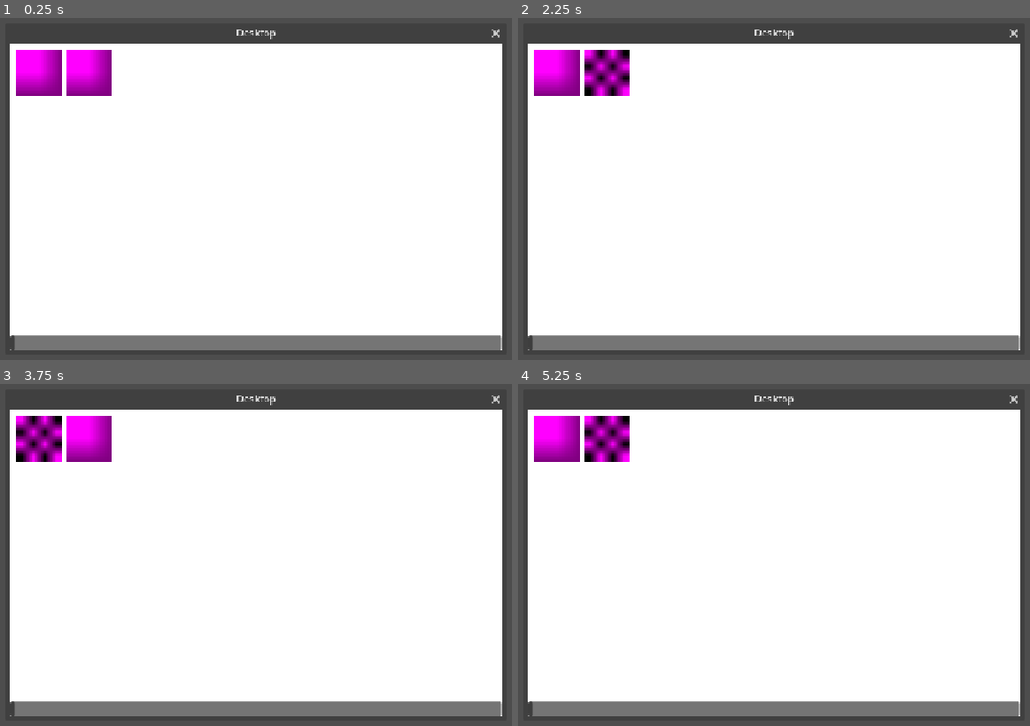
Above: before the commit, frames 1-4 (two rows, left to right).
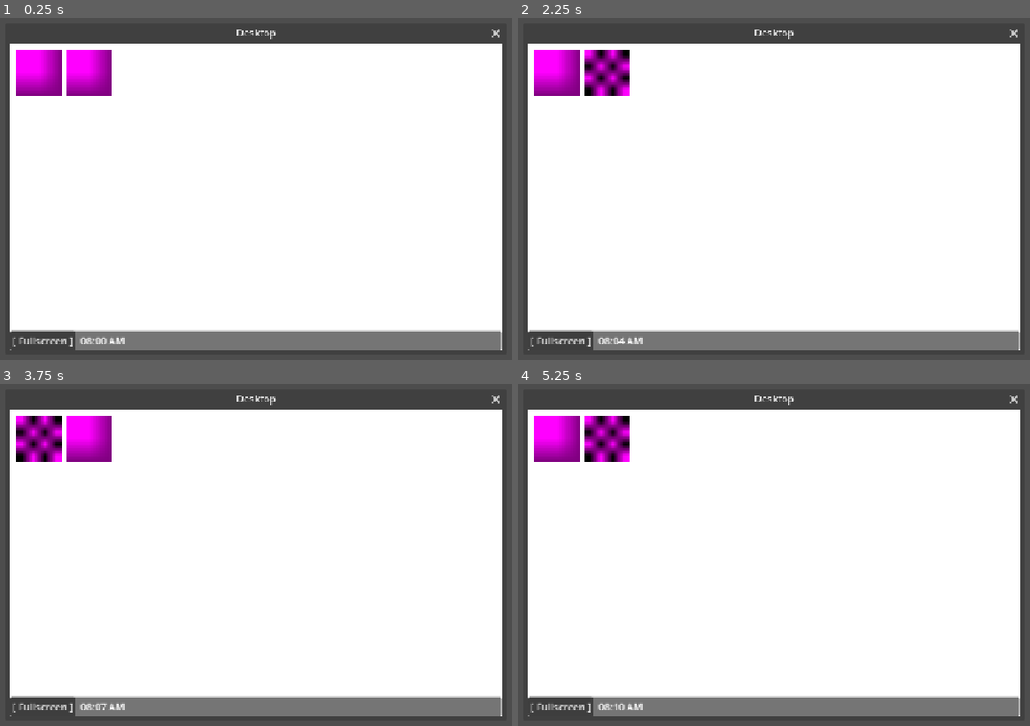
Above: after the commit, the same moments.

Repository: totallyastudentaccount/rpg
Game: Godot game, scene res://scene/computer/DesktopUI.tscn
Same seed, same stepped clock (60 frames per second), same inputs: the game is played once before the commit and once after it. This scene is started directly instead of the project's main scene.
Inputs (mouse positions are in pixels of both pictures, inside the frame that each line leads up to):
- Up to frame 1 (0.25 s): no input
- Up to frame 2 (2.25 s): click (558, 72) at 0.5 s; click (605, 72) at 1.25 s; tap Enter at 2 s; hold Right (ui_right) from 2.03 s (still down); tap E (interact) at 2.1 s
- Up to frame 3 (3.75 s): tap Up (ui_up) at 2.27, 3.02 s; tap Space at 2.75 s; tap E (interact) at 2.85, 3.6 s; tap Enter at 3.5 s; release Right (ui_right) at 3.53 s; hold Left (ui_left) from 3.53 s (still down)
- Up to frame 4 (5.25 s): tap Space at 4.25 s; release Left (ui_left) at 4.28 s; hold Right (ui_right) from 4.28 s (still down); tap E (interact) at 4.35, 5.1 s; tap Up (ui_up) at 4.52 s; tap Enter at 5 s

The runs differ from the first frame. In frame 1, 2.3% of the frame differs, in the area x 1-99%, y 91-98%; in frame 2, 2.3%; in frame 3, 2.3%; in frame 4, 2.3%.

Commit message:
Update desktop_ui.gd

Diff:
--- a/scene/computer/desktop_ui.gd
+++ b/scene/computer/desktop_ui.gd
@@ -5,13 +5,15 @@
 @onready var app_viewport: SubViewport = $AppContainer/AppViewport
 @onready var active_app_label: Label = $TaskBar/HBoxContainer/ActiveAppLabel
 @onready var fullscreen_button: Button = $TaskBar/HBoxContainer/FullscreenButton
+@onready var clock_label: Label = $TaskBar/HBoxContainer/ClockLabel
 
 const APP_BUTTON_SCENE = preload("res://scene/computer/appButtonUI.tscn")
 var is_in_office: bool = false
 var active_app_instance: Node = null
 
 # Desktop base window dimensions
-var mini_size: Vector2i = Vector2i(1152, 648)
+var mini_size: Vector2i = Vector2i(800, 500)
+var _fullscreen: bool = false
 
 func _ready() -> void:
 	add_to_group("DesktopUI") # Allows GameManager/LevelWon/LevelLost to find this window easily
@@ -19,7 +21,14 @@
 	app_container.visible = false
 
 	if fullscreen_button:
+		fullscreen_button.text = "[ Fullscreen ]"
 		fullscreen_button.pressed.connect(toggle_fullscreen)
+
+	clock_label.text = TimeManager.get_formatted_time()
+	TimeManager.minute_passed.connect(_on_minute_passed)
+
+func _on_minute_passed(_hour: int, _minute: int) -> void:
+	clock_label.text = TimeManager.get_formatted_time()
 
 func setup_desktop(available_apps: Array[AppData], in_office: bool) -> void:
 	is_in_office = in_office
@@ -59,6 +68,7 @@
 	active_app_instance = app_instance
 
 	app_container.visible = true
+	app_viewport.render_target_update_mode = SubViewport.UPDATE_ALWAYS
 
 	if active_app_label:
 		active_app_label.text = "Running: " + app.app_name
@@ -73,6 +83,7 @@
 		app_viewport.add_child(new_instance)
 		active_app_instance = new_instance
 		app_container.visible = true
+		app_viewport.render_target_update_mode = SubViewport.UPDATE_ALWAYS
 	else:
 		print("ERROR: Could not load scene at ", scene_path)
 
@@ -87,13 +98,22 @@
 		active_app_label.text = ""
 
 func toggle_fullscreen() -> void:
-	if mode == Window.MODE_EXCLUSIVE_FULLSCREEN or mode == Window.MODE_FULLSCREEN:
-		mode = Window.MODE_WINDOWED
-		size = mini_size
-		fullscreen_button.text = "[ Fullscreen ]"
+	_fullscreen = not _fullscreen
+	if is_embedded():
+		# Embedded sub-windows can't use OS fullscreen, so fill the game window instead.
+		borderless = _fullscreen
+		if _fullscreen:
+			position = Vector2i.ZERO
+			size = Vector2i(get_tree().root.get_visible_rect().size)
+		else:
+			size = mini_size
+			move_to_center()
 	else:
-		mode = Window.MODE_EXCLUSIVE_FULLSCREEN
-		fullscreen_button.text = "[ Windowed ]"
+		mode = Window.MODE_EXCLUSIVE_FULLSCREEN if _fullscreen else Window.MODE_WINDOWED
+		if not _fullscreen:
+			size = mini_size
+			move_to_center()
+	fullscreen_button.text = "[ Windowed ]" if _fullscreen else "[ Fullscreen ]"
 
 func _unhandled_input(event: InputEvent) -> void:
 	if event.is_action_pressed("ui_cancel"):
